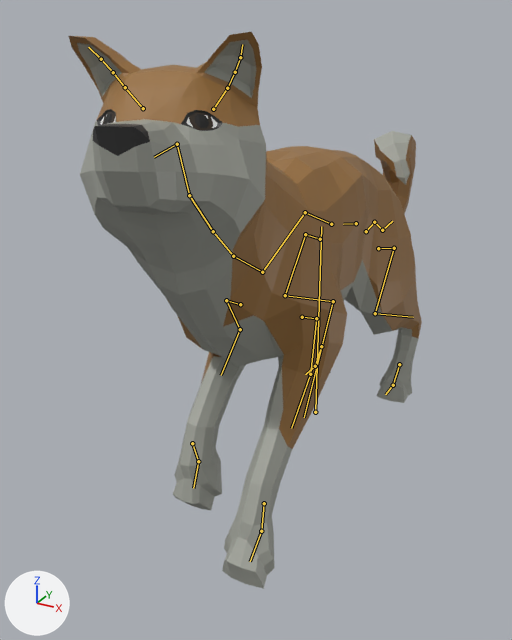
A saved change to the glTF model assets/maps/route_levels/capybara_rush/models/characters/shiba_rigged.glb.
The view is the same before and after, from a 50 mm lens placed at (1.95, -4.47, 3.07), pointed at (-0.21, -0.54, 1.11). The axes (+X, +Y, +Z) are drawn at lower left. The lights are the same throughout. The first picture is the older version. Both versions are drawn at frame 6 of the action 'Attack'; the numbers are the values there. The bones that change, and the others that lie on the model, are drawn over the model as lines.

In view in the first picture: 'ShibaInu'.
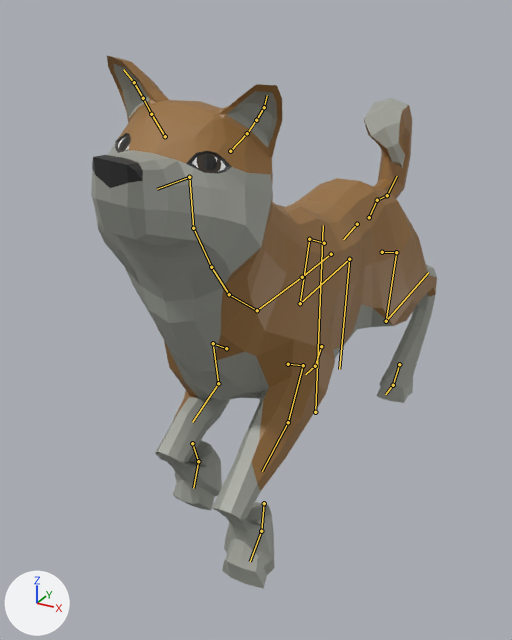
Changed parts and their boxes (x1, y1, x2, y2) in the pictures (512 x 640 px):
```json
{"object": "ShibaInu", "change": "posed", "before": [69, 32, 422, 589], "after": [91, 56, 437, 589]}
{"bone": "Body", "before": "(315, 412) to (321, 226)", "after": "(315, 412) to (323, 225)"}
{"bone": "Back", "before": "(356, 223) to (343, 224)", "after": "(357, 224) to (343, 239)"}
{"bone": "Torso2", "before": "(305, 212) to (262, 272)", "after": "(302, 277) to (257, 310)"}
{"bone": "Torso3", "before": "(262, 272) to (233, 256)", "after": "(257, 310) to (229, 294)"}
{"bone": "Neck1", "before": "(233, 256) to (213, 231)", "after": "(229, 294) to (211, 267)"}
{"bone": "Neck2", "before": "(213, 231) to (189, 195)", "after": "(211, 267) to (193, 228)"}
{"bone": "Head", "before": "(177, 144) to (154, 157)", "after": "(189, 177) to (157, 189)"}
```

Edits to the scene script, one JSON object a line:
```json
{"block": "bone_body", "where": "bone_body = bpy.data.objects['shiba_Armature'].pose.bones['Body']"}
{"op": "set", "path": "bone_body.rotation_quaternion", "old": "(1.0, 0.007, 0.0, 0.0)", "new": "(1.0, 0.0, 0.0, 0.0)", "note": "degrees (1, 0, 0) -> degrees (0, 0, 0)"}
{"block": "bone_back", "where": "bone_back = bpy.data.objects['shiba_Armature'].pose.bones['Back']  # child of 'Body'"}
{"op": "set", "path": "bone_back.rotation_quaternion", "old": "(0.975, -0.224, 0.0, 0.0)", "new": "(1.0, 0.0, 0.0, 0.0)", "note": "degrees (-26, 0, 0) -> degrees (0, 0, 0)"}
{"block": "bone_torso2", "where": "bone_torso2 = bpy.data.objects['shiba_Armature'].pose.bones['Torso2']  # child of 'Torso'"}
{"op": "set", "path": "bone_torso2.rotation_quaternion", "old": "(0.923, -0.384, 0.005, -0.001)", "new": "(1.0, 0.0, 0.0, 0.0)", "note": "degrees (-45, 1, 0) -> degrees (0, 0, 0)"}
{"block": "bone_torso3", "where": "bone_torso3 = bpy.data.objects['shiba_Armature'].pose.bones['Torso3']  # child of 'Torso2'"}
{"op": "set", "path": "bone_torso3.rotation_quaternion", "old": "(0.989, 0.15, 0.0, 0.0)", "new": "(1.0, 0.0, 0.0, 0.0)", "note": "degrees (17, 0, 0) -> degrees (0, 0, 0)"}
{"block": "bone_neck1", "where": "bone_neck1 = bpy.data.objects['shiba_Armature'].pose.bones['Neck1']  # child of 'Torso3'"}
{"op": "set", "path": "bone_neck1.rotation_quaternion", "old": "(0.999, -0.044, 0.0, 0.0)", "new": "(1.0, 0.0, 0.0, 0.0)", "note": "degrees (-5, 0, 0) -> degrees (0, 0, 0)"}
{"block": "bone_neck2", "where": "bone_neck2 = bpy.data.objects['shiba_Armature'].pose.bones['Neck2']  # child of 'Neck1'"}
{"op": "set", "path": "bone_neck2.rotation_quaternion", "old": "(0.997, 0.003, 0.078, -0.016)", "new": "(1.0, 0.0, 0.0, 0.0)", "note": "degrees (0, 9, -2) -> degrees (0, 0, 0)"}
{"block": "bone_head", "where": "bone_head = bpy.data.objects['shiba_Armature'].pose.bones['Head']  # child of 'Neck3'"}
{"op": "set", "path": "bone_head.rotation_quaternion", "old": "(0.999, 0.04, -0.003, 0.035)", "new": "(1.0, 0.0, 0.0, 0.0)", "note": "degrees (5, 0, 4) -> degrees (0, 0, 0)"}
```
